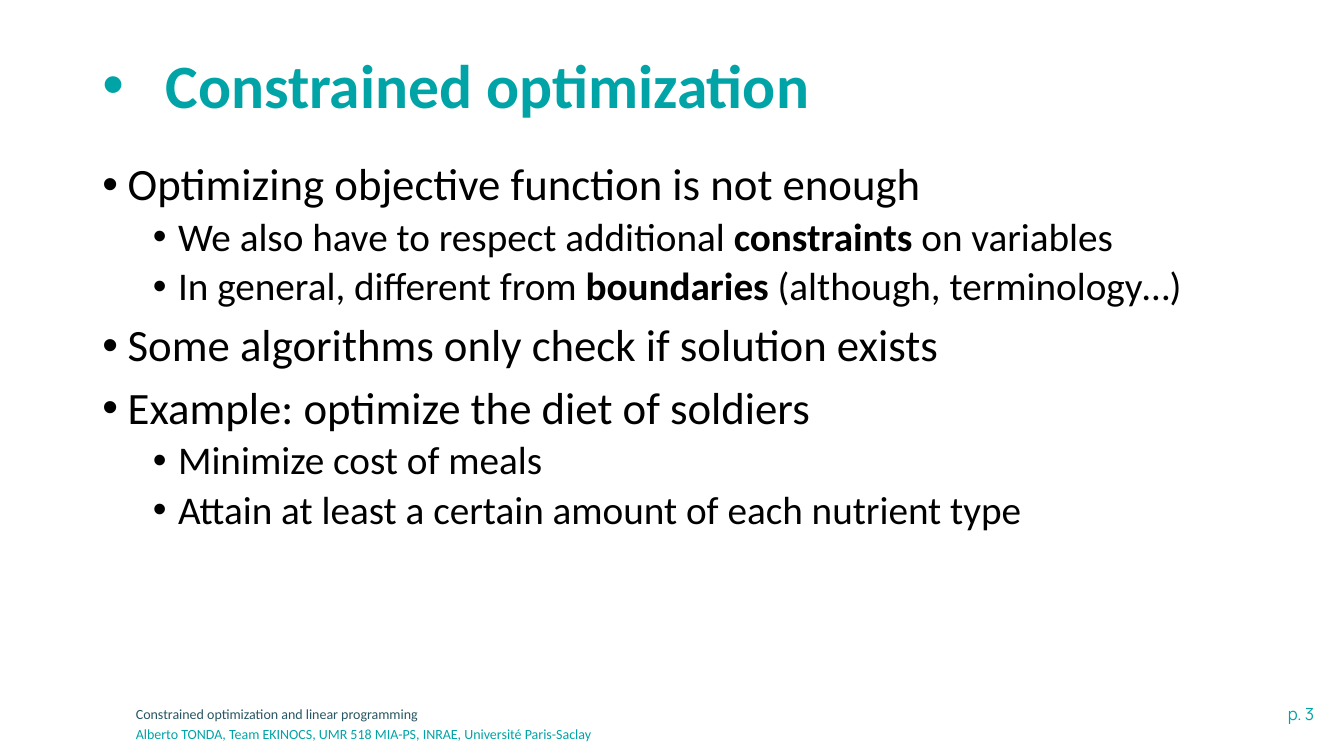
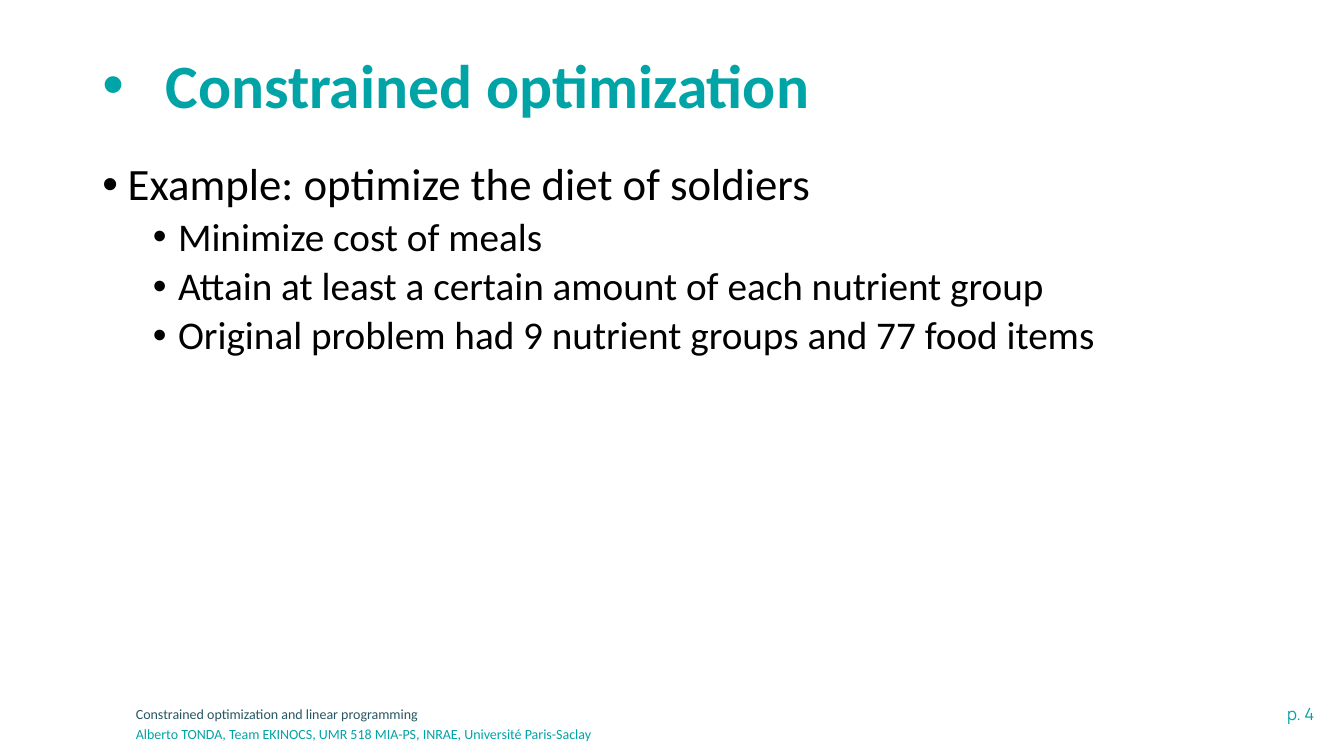
Before and after one commit to albertotonda/teaching, a slide deck: slide 4 of optimization-methods-for-artificial-intelligence/optimization-linear-programming.pptx (slide 3 before the commit). Drawn at 1344x756 pixels with LibreOffice and Linux fonts; fonts in the diff are those of the drawing; background and template pictures are left out. Boxes give left, top, right and bottom in pixels: in the first picture for what was removed or moved away, otherwise in the second. Text is boxed around its words. In the diff, an @@ line names an element or a change of style, - is before the commit and + after.

Commit message:
Slides modified

```diff
--- a/optimization-methods-for-artificial-intelligence/optimization-linear-programming.pptx
+++ b/optimization-methods-for-artificial-intelligence/optimization-linear-programming.pptx
@@ text at bbox=[128, 169, 1182, 369]: paragraphs removed @@
-• Optimizing objective function is not enough
-  • We also have to respect additional constraints on variables
-  • In general, different from boundaries (although, terminology…)
-• Some algorithms only check if solution exists
@@ text at bbox=[178, 272, 1095, 356]: text changed @@
-  • Attain at least a certain amount of each nutrient type
+  • Attain at least a certain amount of each nutrient group
+  • Original problem had 9 nutrient groups and 77 food items
@@ page number at bbox=[1287, 708, 1314, 724]: text changed @@
-p. 3
+p. 4
```
Also in this commit, not shown: 3 other slides changed, 1 other file.
